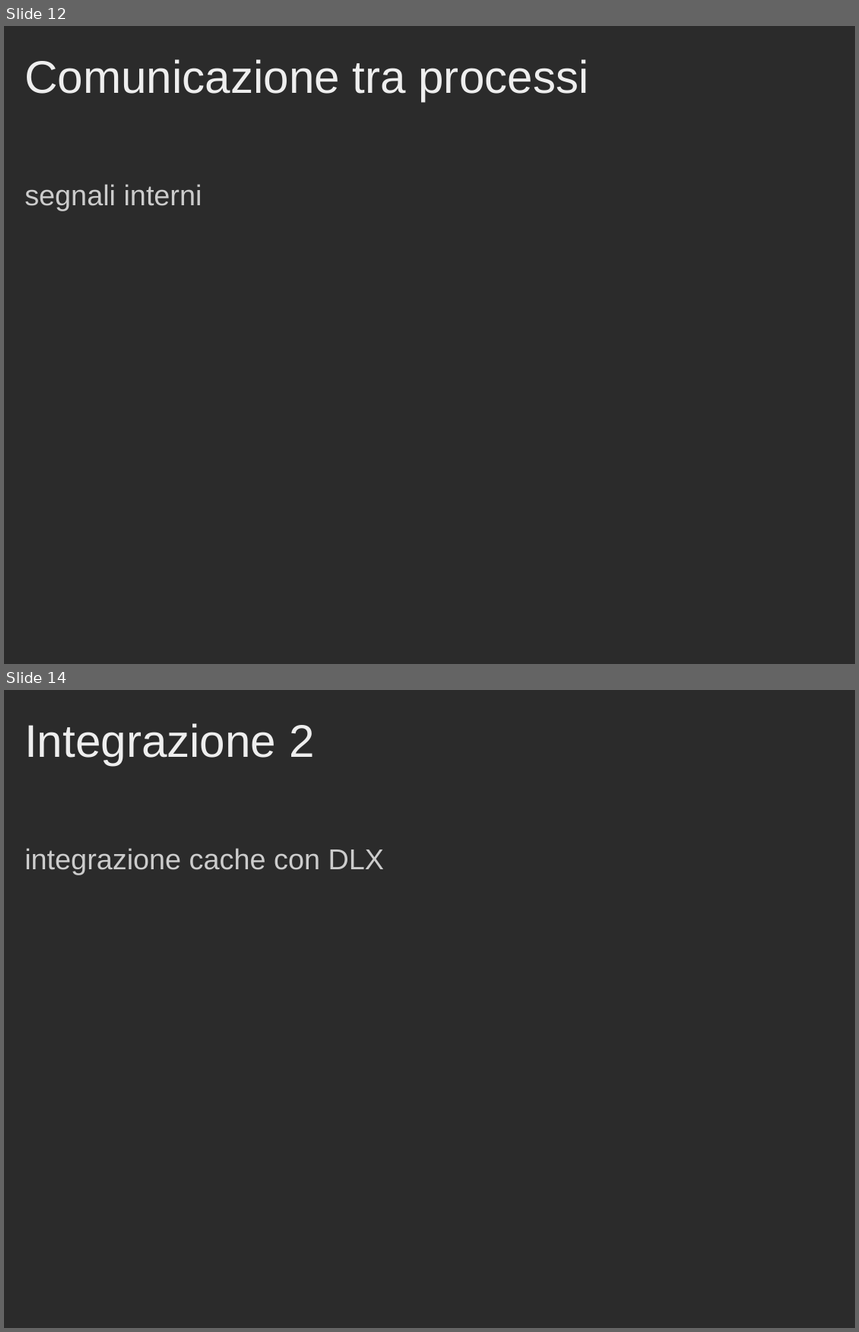
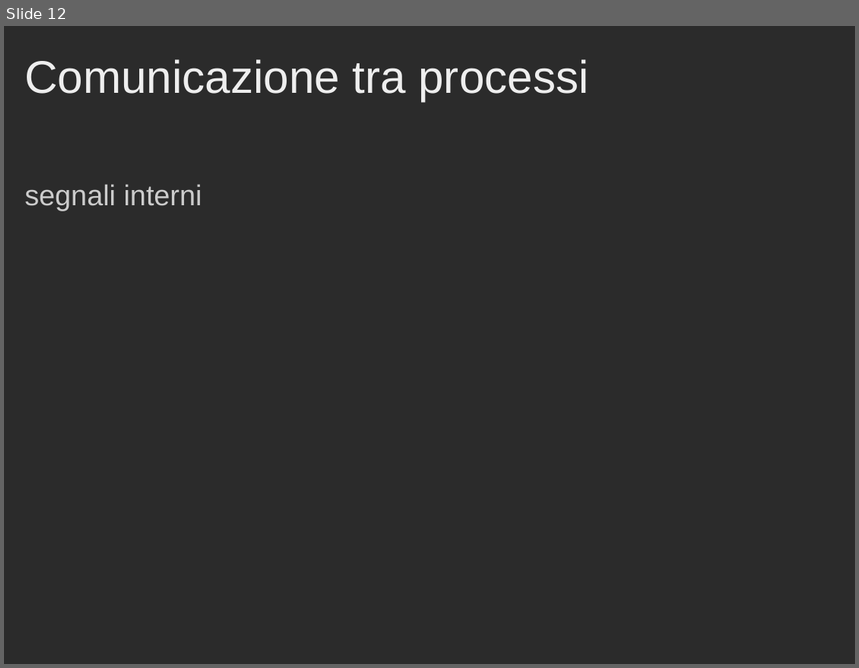
Before and after one commit to Muffo/dlxcache, a slide deck: Presentazione_Progetto_Cache.ppt. Shown one above the other, each under a label of ours: slides 12 and 14 before the commit, slide 12 after it; the slides between them are not shown. The pictures are 859x1332 and 859x668 pixels, drawn with LibreOffice and Linux fonts; fonts in the diff are those of the drawing; background and template pictures are left out; a plain dark background stands for a picture behind light text. Boxes give left, top, right and bottom in pixels: in the first picture for what was removed or moved away, otherwise in the second. Text is boxed around its words. In the diff, an @@ line names an element or a change of style, - is before the commit and + after.

```diff
--- a/Presentazione_Progetto_Cache.ppt
+++ b/Presentazione_Progetto_Cache.ppt
@@ slide 14 removed at <box>4,690,855,1328</box>, background picture (left out) @@
@@ title removed at <box>25,723,314,765</box> @@
-Integrazione 2
@@ text removed at <box>25,848,385,875</box> @@
-integrazione cache con DLX
```
Also in this commit, not shown: 4 slides added, 1 other slide removed.
